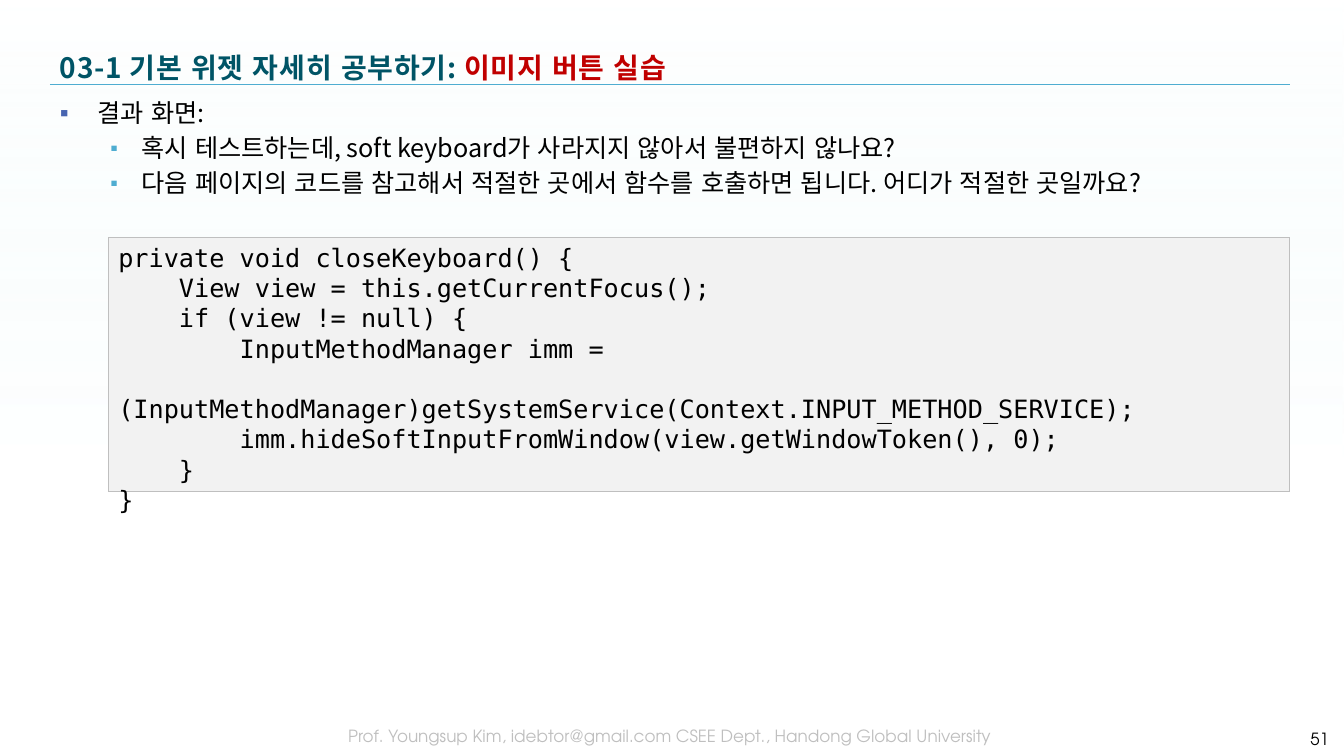
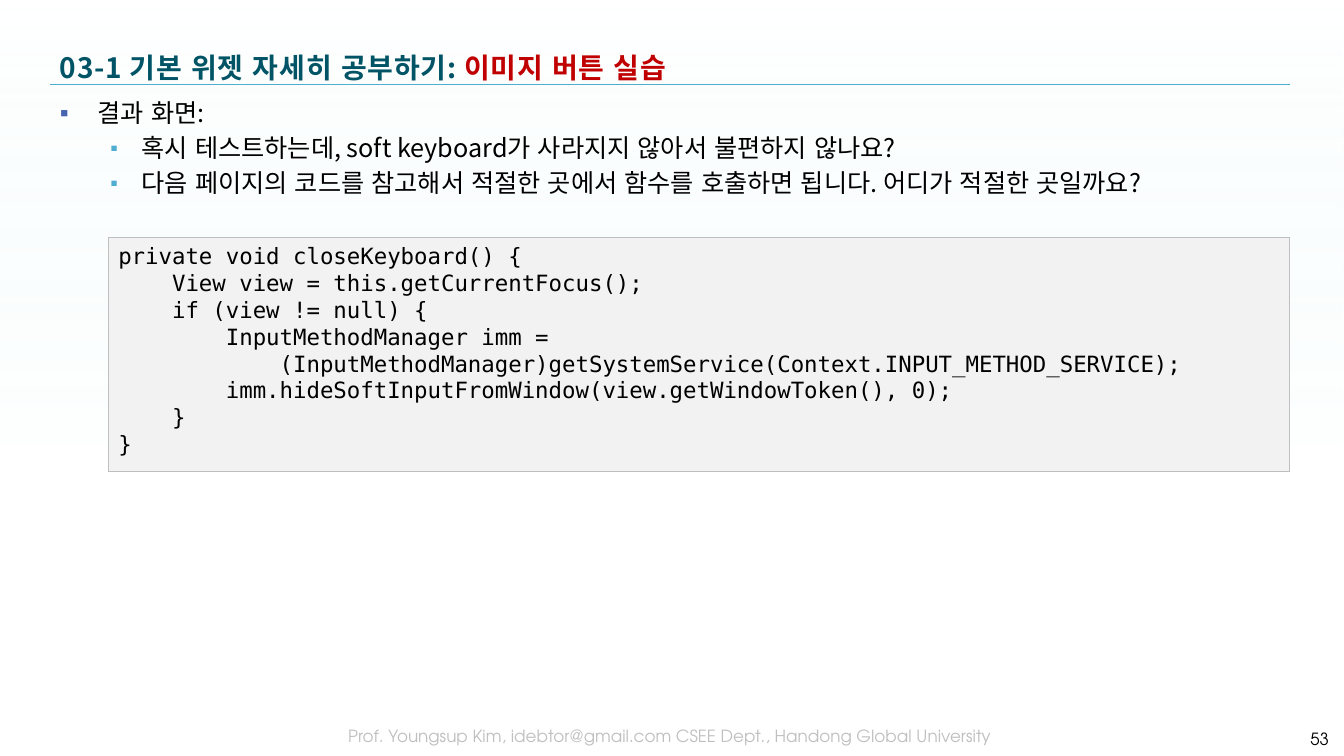
Before and after one commit to tae7841/HuStarAS, a slide deck: slide 53 of ppts/03Widget.pptx (slide 51 before the commit). Drawn at 1344x756 pixels with LibreOffice and Linux fonts; fonts in the diff are those of the drawing; background and template pictures are left out. Boxes give left, top, right and bottom in pixels: in the first picture for what was removed or moved away, otherwise in the second. Text is boxed around its words. In the diff, an @@ line names an element or a change of style, - is before the commit and + after.

```diff
--- a/ppts/03Widget.pptx
+++ b/ppts/03Widget.pptx
@@ rectangle "private void closeKeyboard() {": place and size @@
-rectangle "private void closeKeyboard() {" at <box>109,237,1291,491</box>
+rectangle "private void closeKeyboard() {" at <box>109,237,1291,471</box>
@@ rectangle "private void closeKeyboard() {" at <box>109,237,1291,471</box>: size 18 to 16 pt @@
@@ page number at <box>1310,732,1329,745</box>: text changed @@
-51
+53
```
Also in this commit, not shown: 11 other slides changed, 7 slides added, 3 slides removed, 34 other files.
